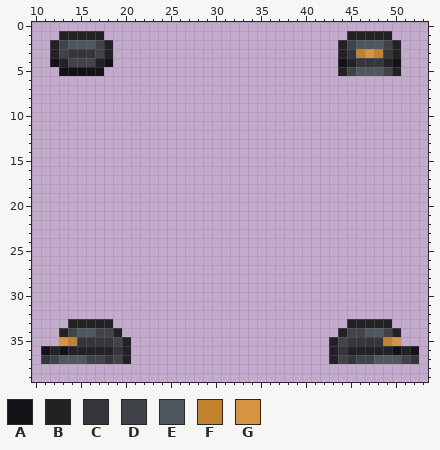
Pixel-art sprite -- Resources/Textures/_RMC14/Objects/Clothing/Head/PMC/hybrisa_cap.rsi/flipped-equipped-HELMET.png. Above: the version before the commit.
The file is 64x64 pixels. Colours within 5 levels of each other are drawn and written as one. Shown: x 10..53, y 0..39.
Palette (. is transparent): A #121217  B #222225  C #35363b  D #404449  E #4f585f  F #c3822c  G #d49440
Pixels before, first column x 11:
 1 ..BBBBB...........................BBBBB...
 2 .BDEEEDB.........................BDEEEDB..
 3 .BDCCCDB.........................BCFGFCB..
 4 .ABDDDBA.........................ABCCCBA..
 5 ..AAAAA..........................BDEEEDB..
 6 ..........................................
 7 ..........................................
 8 ..........................................
 9 ..........................................
10 ..........................................
11 ..........................................
12 ..........................................
13 ..........................................
14 ..........................................
15 ..........................................
16 ..........................................
17 ..........................................
18 ..........................................
19 ..........................................
20 ..........................................
21 ..........................................
22 ..........................................
23 ..........................................
24 ..........................................
25 ..........................................
26 ..........................................
27 ..........................................
28 ..........................................
29 ..........................................
30 ..........................................
31 ..........................................
32 ..........................................
33 ...BBBBB..........................BBBBB...
34 ..BDEEDDB........................BDDEEDB..
35 ..GFCCCCDB......................BDCCCCFG..
36 ABABBBBBCB......................BCBBBBBABA
37 CDEEEDDCDB......................BDCDDEEEDC
Now the later version:
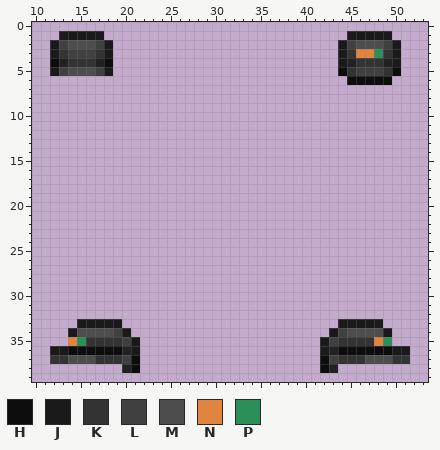
Colours new in this view: H #0d0d0d  J #1a1a1a  K #333333  L #404040  M #4d4d4d  N #e0843f  P #2c8f5a
What changed:
Changed rows in their new state; - is an unchanged pixel.
first column x 12:
 1 -JJJJJ---------------------------JJJJJ-
 2 JLMMMLJ-------------------------JLMMMLJ
 3 JKLLLKJ-------------------------JKNNPKJ
 4 H-KKK-H-------------------------J-KKK-J
 5 JLMMMLJ-------------------------HKLLLKH
 6 ---------------------------------HHHHH-
first column x 11:
33 ---.JJJJJ------------------------JJJJJ.---
34 --.JMMMMLJ----------------------JLMMMMJ.--
35 --.NPKKKKLJ--------------------JLKKKKNP.--
36 .JJHHHHHH-J--------------------J-HHHHHHJJ.
37 .KKMMMKKKLH--------------------HLKKKMMMKK.
38 ---------BH--------------------HB---------
